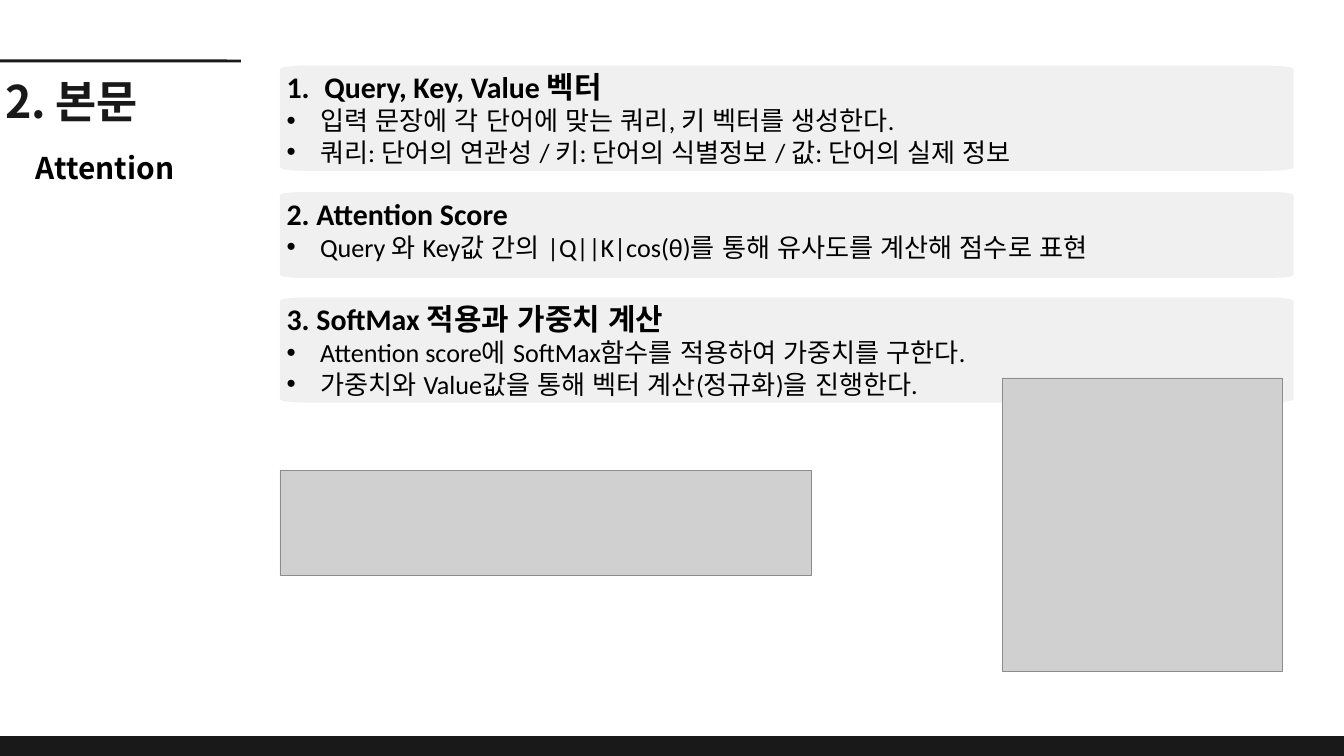
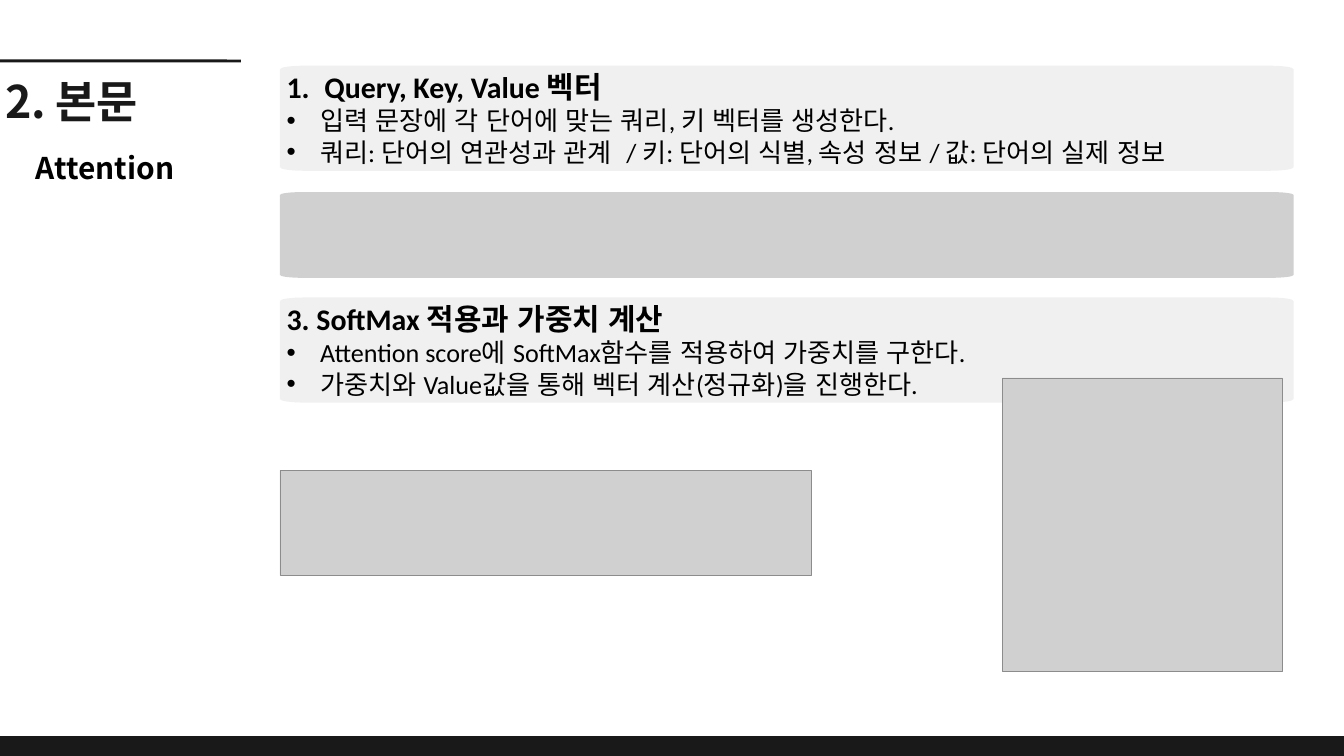
Before and after one commit to dbehdrbs0806/4th_2sem, a slide deck: slide 9 of ReinforcementLearning/20204077_유동균_Transformer 발표.pptx. Drawn at 1344x756 pixels with LibreOffice and Linux fonts; fonts in the diff are those of the drawing; grey boxes stand for pictures. Boxes give left, top, right and bottom in pixels: in the first picture for what was removed or moved away, otherwise in the second. Text is boxed around its words. In the diff, an @@ line names an element or a change of style, - is before the commit and + after.

```diff
--- a/ReinforcementLearning/20204077_유동균_Transformer 발표.pptx
+++ b/ReinforcementLearning/20204077_유동균_Transformer 발표.pptx
@@ text in freeform shape at (320, 140, 1165, 165): text changed @@
-• 쿼리: 단어의 연관성 / 키: 단어의 식별정보 / 값: 단어의 실제 정보
+• 쿼리: 단어의 연관성과 관계 / 키: 단어의 식별, 속성 정보 / 값: 단어의 실제 정보
@@ freeform shape removed at (280, 192, 1294, 278) @@
-2. Attention Score
-• Query 와 Key값 간의 |Q||K|cos(θ)를 통해 유사도를 계산해 점수로 표현
@@ picture added at (280, 192, 1294, 278) @@
```
Also in this commit, not shown: 7 other slides changed, 1 other file.
